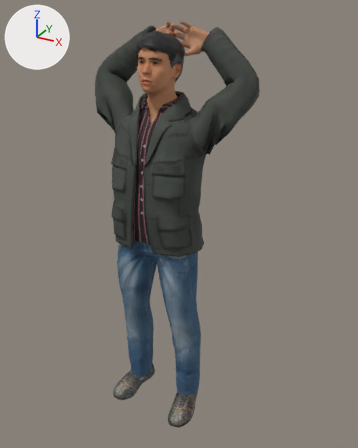
Renders of the glTF model assets/props/people-omar-stretch-open.glb from each side of a commit.
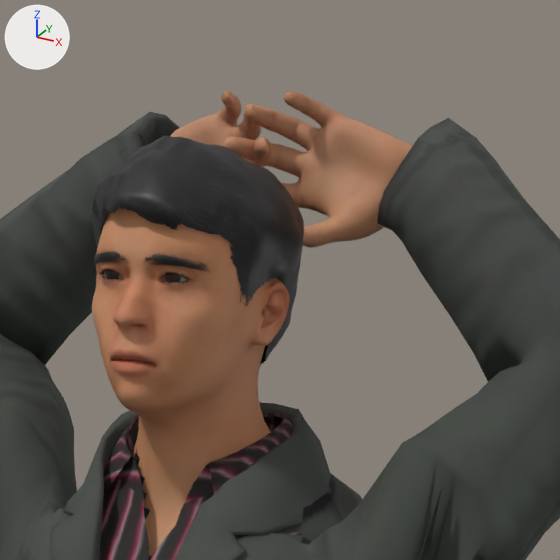
Each version appears first whole from a camera (50 mm lens) standing at (1.045, -1.755, 0.842) and looking at (0.053, 0.049, -0.06), and next in a close-up on the part from 33% to 68% of the width and 0% to 28% of the height. The axes (+X, +Y, +Z) are drawn at upper left. The lights are the same throughout. The older version's two pictures come first. Vertices at exactly the same position are counted once.

Before the edit, the objects in view are built like this:
```python
me_base_001 = bpy.data.meshes.new('base.001')
me_base_001.from_pydata(...)  # 18277 vertices, 34628 faces; spans x -0.38..0.38, y -0.22..0.22, z -1.0..0.79
# faces by material slot: [14992, 192, 368, 172, 5996, 2444, 3344, 7120]
me_base_001.materials.append(mat_human_body)  # picture img_people_omar_stretch_open__2_middleage_lightskinned_male_diffuse2_png
me_base_001.materials.append(mat_human_eyebrow009)
me_base_001.materials.append(mat_human_eyelashes01)
me_base_001.materials.append(mat_human_low_poly)  # picture img_people_omar_stretch_open__1_brown_eye_png_001
me_base_001.materials.append(mat_human_male_casualsuit05)
me_base_001.materials.append(mat_human_shoes02)  # picture img_shoes02_diffuse
me_base_001.materials.append(mat_human_short02)
me_base_001.materials.append(mat_human_teeth_base)  # picture img_teeth
ob_people_omar_stretch_open = bpy.data.objects.new('people-omar-stretch-open', me_base_001)
ob_people_omar_stretch_open.location = (0.0, 0.0, 0.0)
```
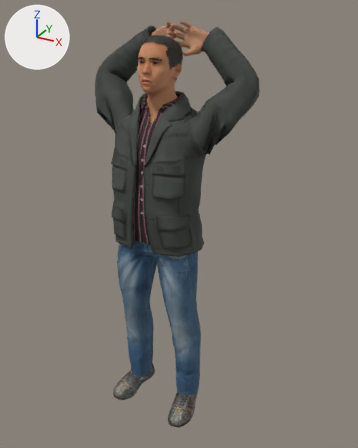
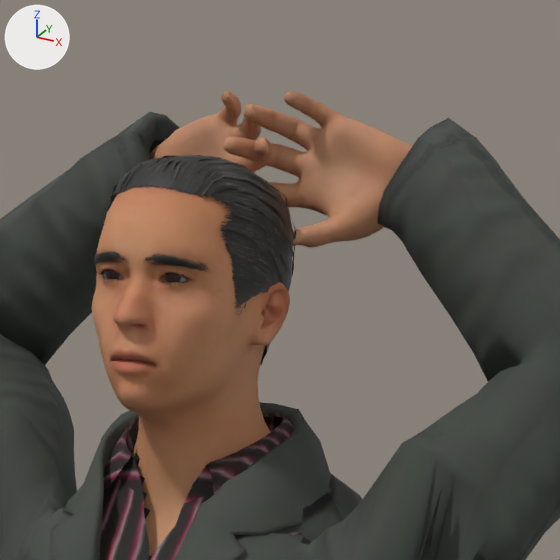
Boxes [x1, y1, x2, y2] around the edits, measured in the close-ups (560 x 560 px):
part 1 of me_base_001, cut back
    before: [91, 136, 304, 368]
    after: [103, 154, 296, 365]

What changed in the scene script:
```text
Add img_people_omar_stretch_open__4_short04_diffuse_png:
    img_people_omar_stretch_open__4_short04_diffuse_png = load_image('people-omar-stretch-open--4-short04_diffuse.png', '_unpacked/people-omar-stretch-open--4-short04_diffuse.png', 1024, 1024, 'sRGB')
Add mat_human_short04:
    mat_human_short04 = bpy.data.materials.new('Human.short04')
    # uses the picture img_people_omar_stretch_open__4_short04_diffuse_png
Change me_base_001:
    used by ob_people_omar_stretch_open; location = (0.0, 0.0, 0.0)
    remove me_base_001.from_pydata(...)  # 18277 vertices, 34628 faces; spans x -0.38..0.38, y -0.22..0.22, z -1.0..0.79
    add me_base_001.from_pydata(...)  # 17387 vertices, 32334 faces; spans x -0.38..0.38, y -0.22..0.22, z -1.0..0.79
    me_base_001 part 1: 109 vertices moved from x -0.08..0.08, y -0.08..0.1, z 0.55..0.74 to x -0.08..0.08, y -0.08..0.1, z 0.53..0.74; 1458 vertices removed from x -0.09..0.09, y -0.11..0.1, z 0.54..0.76; 548 vertices added at x -0.08..0.08, y -0.08..0.11, z 0.53..0.74
    other edits to the shape of me_base_001 do not show in these pictures
    remove me_base_001.materials.append(mat_human_short02)
    add me_base_001.materials.append(mat_human_short04)
```
